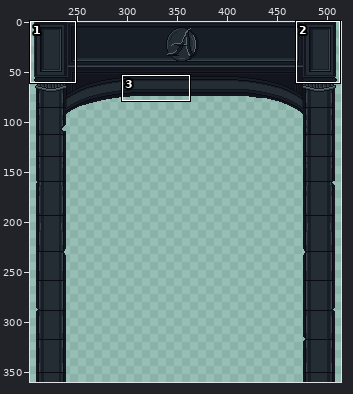
Two versions of one pixel-art file, Personal_Jessica/Entornos/Entrega 8-05/Columnas interiores.aseprite. Above: a wide view before the commit, with the close-up outlined.
Close-up. Before the commit:
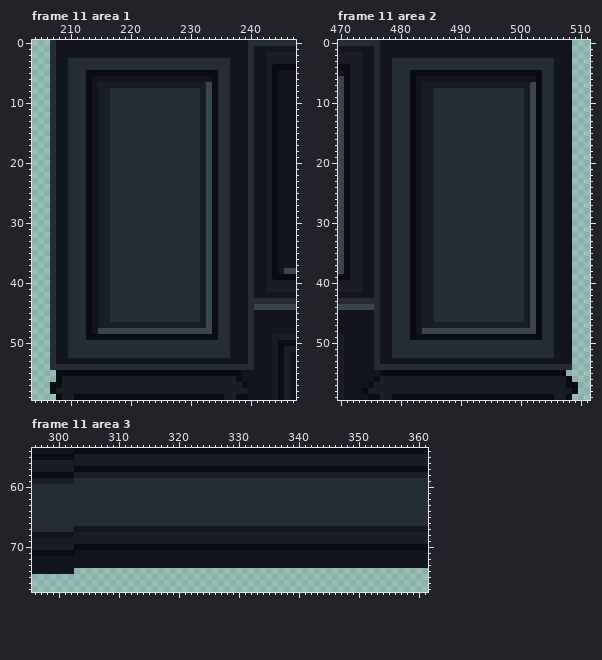
640x360 pixels, 11 frames. Shown: frame 11 area 1: x 204..247, y 0..59; frame 11 area 2: x 470..511, y 0..59; frame 11 area 3: x 296..361, y 54..77. The wide view leaves out empty margins. The commit also changed other frames or places, which this record leaves out.
The same view after the edit:
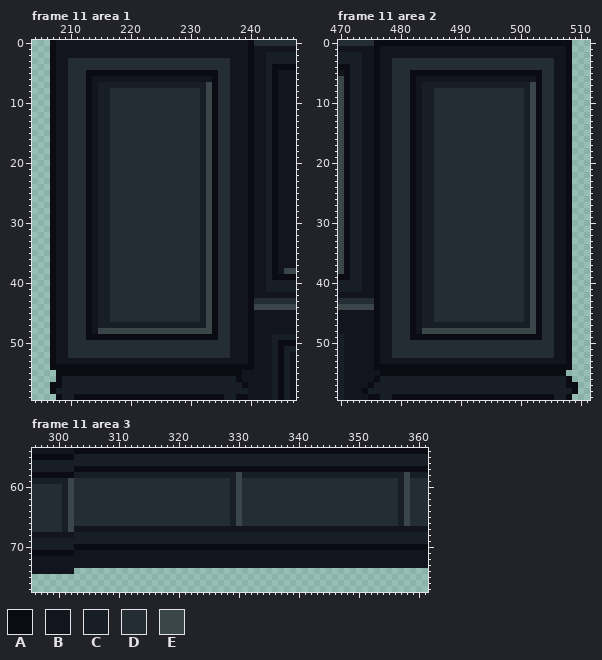
Palette (. is transparent): A #0b0c13  B #12151d  C #181e25  D #232d33  E #3a464a
The edit:
Frame 11 area 1, layer "Arco":
y 0..53: x 207 D -> A; x 240 D -> A
y 54: x 207..240 DDDDDDDDDDDDDDDDDDDDDDDDDDDDDDDDDD -> AAAAAAAAAAAAAAAAAAAAAAAAAAAAAAAAAA
Frame 11 area 2, layer "Arco":
y 0: x 476..508 DBBBBBBBBBBBBBBBBBBBBBBBBBBBBBBBB -> AAAAAAAAAAAAAAAAAAAAAAAAAAAAAAAAA
y 1..53: x 476 D -> A; x 508 B -> A
y 54: x 476..508 DDDDDDDDDDDDDDDDDDDDDDDDDDDDDDDDD -> AAAAAAAAAAAAAAAAAAAAAAAAAAAAAAAAA
Frame 11 area 3, layer "Arco":
y 58: x 330 C -> E; x 358 C -> E
y 59: x 302 C -> E; x 329..330 DD -> CE; x 357..358 DD -> CE
y 60..66: x 301..302 DD -> CE; x 329..330 DD -> CE; x 357..358 DD -> CE
y 67: x 301..302 DD -> CE
